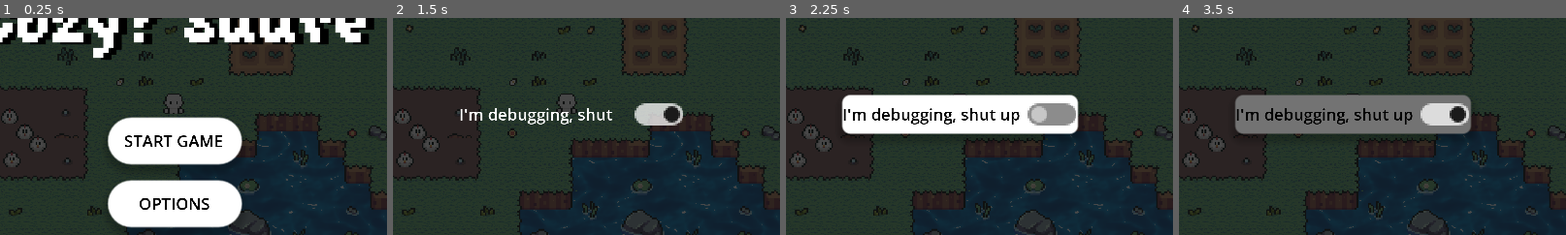
Above: before the commit, frames 1-4 (left to right).
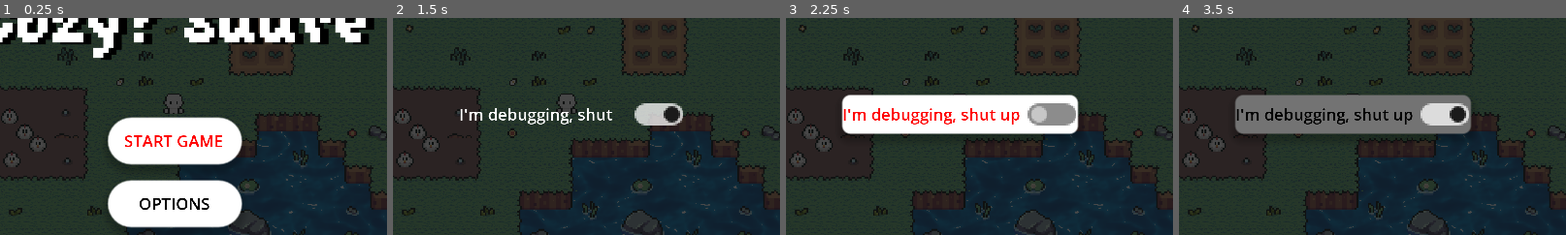
Above: after the commit, the same moments.

Repository: Lord-of-Madness/GameJam2024
Game: Godot game, scene res://Scenes/main_menu.tscn
Two runs of this game, one before a commit and one after it. Both use one fixed random seed, a clock stepped at 60 frames per second and the inputs below.
Inputs (mouse positions are % of the whole screen's width and height, from its top left):
- Up to frame 1 (0.25 s): no input
- Up to frame 2 (1.5 s): click "OPTIONS" at 0.5 s; click "I'm debugging, shut up" at 1.25 s
- Up to frame 3 (2.25 s): tap Enter at 2 s; move the mouse to (72, 45) at 2.02 s; hold D (right) from 2.03 s (still down); hold E (interact) from 2.03 s (still down); click (72, 45) at 2.17 s
- Up to frame 4 (3.5 s): tap Space at 2.75 s; move the mouse to (30, 55) at 2.77 s; release D (right) at 2.78 s; release E (interact) at 2.78 s; hold S (down) from 2.78 s (still down); right-click (30, 55) at 2.85 s; tap E (interact) at 3.05 s
The pictures show only the part of the screen within x 28-77%, y 28-78%; the shares and areas given below are measured in that part.

The runs differ from the first frame. In frame 1, 0.6% of the frame differs, in the area x 32-58%, y 54-60%; in frame 2, nothing differs; in frame 3, 1.0%, in the area x 14-61%, y 41-50%; in frame 4, nothing differs.

Commit message:
Adding controller support for menus

Diff:
--- a/Scenes/Options_menu.tscn
+++ b/Scenes/Options_menu.tscn
@@ -105,7 +105,7 @@
 grow_vertical = 2
 theme_override_colors/font_hover_color = Color(0, 0, 0, 1)
 theme_override_colors/font_pressed_color = Color(0, 0, 0, 1)
-theme_override_colors/font_focus_color = Color(0, 0, 0, 1)
+theme_override_colors/font_focus_color = Color(1, 0, 0, 1)
 theme_override_colors/font_color = Color(0, 0, 0, 1)
 theme_override_font_sizes/font_size = 10
 theme_override_styles/focus = SubResource("StyleBoxEmpty_ounrd")
@@ -130,7 +130,7 @@
 size_flags_vertical = 3
 theme_override_colors/font_hover_color = Color(0, 0, 0, 1)
 theme_override_colors/font_pressed_color = Color(0, 0, 0, 1)
-theme_override_colors/font_focus_color = Color(0, 0, 0, 1)
+theme_override_colors/font_focus_color = Color(1, 0, 0, 1)
 theme_override_colors/font_color = Color(0, 0, 0, 1)
 theme_override_font_sizes/font_size = 10
 theme_override_styles/focus = SubResource("StyleBoxEmpty_2txnr")
--- a/Scenes/main_menu.gd
+++ b/Scenes/main_menu.gd
@@ -1,5 +1,18 @@
 extends Control
 
+var in_focus:Button
+
+func _ready() -> void:
+	$VBoxContainer/Button.grab_focus()
+	in_focus = $VBoxContainer/Button
+
+func _unhandled_input(event: InputEvent) -> void:
+	if event is InputEventJoypadButton:
+		if in_focus.has_focus():
+			pass
+		else: in_focus = $VBoxContainer/Button
+		if event.is_action_pressed("interact"):
+			in_focus.button_pressed
 
 func _on_start_pressed() -> void:
 	if get_tree().paused:
--- a/Scenes/main_menu.tscn
+++ b/Scenes/main_menu.tscn
@@ -77,9 +77,10 @@
 [node name="Button" type="Button" parent="VBoxContainer"]
 layout_mode = 2
 size_flags_vertical = 3
+focus_neighbor_bottom = NodePath("../Button2")
 theme_override_colors/font_hover_color = Color(0, 0, 0, 1)
 theme_override_colors/font_pressed_color = Color(0, 0, 0, 1)
-theme_override_colors/font_focus_color = Color(0, 0, 0, 1)
+theme_override_colors/font_focus_color = Color(1, 0, 0, 1)
 theme_override_colors/font_color = Color(0, 0, 0, 1)
 theme_override_font_sizes/font_size = 10
 theme_override_styles/focus = SubResource("StyleBoxEmpty_yio37")
@@ -91,9 +92,11 @@
 [node name="Button2" type="Button" parent="VBoxContainer"]
 layout_mode = 2
 size_flags_vertical = 3
+focus_neighbor_top = NodePath("../Button")
+focus_neighbor_bottom = NodePath("../Button3")
 theme_override_colors/font_hover_color = Color(0, 0, 0, 1)
 theme_override_colors/font_pressed_color = Color(0, 0, 0, 1)
-theme_override_colors/font_focus_color = Color(0, 0, 0, 1)
+theme_override_colors/font_focus_color = Color(1, 0, 0, 1)
 theme_override_colors/font_color = Color(0, 0, 0, 1)
 theme_override_font_sizes/font_size = 10
 theme_override_styles/focus = SubResource("StyleBoxEmpty_yio37")
@@ -105,9 +108,10 @@
 [node name="Button3" type="Button" parent="VBoxContainer"]
 layout_mode = 2
 size_flags_vertical = 3
+focus_neighbor_top = NodePath("../Button2")
 theme_override_colors/font_hover_color = Color(0, 0, 0, 1)
 theme_override_colors/font_pressed_color = Color(0, 0, 0, 1)
-theme_override_colors/font_focus_color = Color(0, 0, 0, 1)
+theme_override_colors/font_focus_color = Color(1, 0, 0, 1)
 theme_override_colors/font_color = Color(0, 0, 0, 1)
 theme_override_font_sizes/font_size = 10
 theme_override_styles/focus = SubResource("StyleBoxEmpty_yio37")
--- a/Scenes/options_menu.gd
+++ b/Scenes/options_menu.gd
@@ -1,5 +1,7 @@
 extends Control
 
+func _ready() -> void:
+	$CheckButton.grab_focus()
 
 func _on_check_button_toggled(toggled_on: bool) -> void:
 	if toggled_on:
--- a/Scenes/pause_menu.gd
+++ b/Scenes/pause_menu.gd
@@ -8,6 +8,7 @@
 func pause():
 	get_tree().paused = true
 	self.show()
+	$VBoxContainer/Resume.grab_focus()
 
 func inputs():
 	if Input.is_action_just_pressed("pause") and !get_tree().paused:
--- a/Scenes/pause_menu.tscn
+++ b/Scenes/pause_menu.tscn
@@ -104,7 +104,7 @@
 size_flags_vertical = 3
 theme_override_colors/font_hover_color = Color(0, 0, 0, 1)
 theme_override_colors/font_pressed_color = Color(0, 0, 0, 1)
-theme_override_colors/font_focus_color = Color(0, 0, 0, 1)
+theme_override_colors/font_focus_color = Color(1, 0, 0, 1)
 theme_override_colors/font_color = Color(0, 0, 0, 1)
 theme_override_font_sizes/font_size = 10
 theme_override_styles/focus = SubResource("StyleBoxEmpty_3g34a")
@@ -117,7 +117,7 @@
 layout_mode = 2
 size_flags_vertical = 3
 theme_override_colors/font_pressed_color = Color(0, 0, 0, 1)
-theme_override_colors/font_focus_color = Color(0, 0, 0, 1)
+theme_override_colors/font_focus_color = Color(1, 0, 0, 1)
 theme_override_colors/font_color = Color(0, 0, 0, 1)
 theme_override_font_sizes/font_size = 10
 theme_override_styles/focus = SubResource("StyleBoxEmpty_wip4l")
--- a/project.godot
+++ b/project.godot
@@ -33,6 +33,14 @@
 
 [input]
 
+ui_accept={
+"deadzone": 0.5,
+"events": [Object(InputEventKey,"resource_local_to_scene":false,"resource_name":"","device":0,"window_id":0,"alt_pressed":false,"shift_pressed":false,"ctrl_pressed":false,"meta_pressed":false,"pressed":false,"keycode":4194309,"physical_keycode":0,"key_label":0,"unicode":0,"location":0,"echo":false,"script":null)
+, Object(InputEventKey,"resource_local_to_scene":false,"resource_name":"","device":0,"window_id":0,"alt_pressed":false,"shift_pressed":false,"ctrl_pressed":false,"meta_pressed":false,"pressed":false,"keycode":4194310,"physical_keycode":0,"key_label":0,"unicode":0,"location":0,"echo":false,"script":null)
+, Object(InputEventKey,"resource_local_to_scene":false,"resource_name":"","device":0,"window_id":0,"alt_pressed":false,"shift_pressed":false,"ctrl_pressed":false,"meta_pressed":false,"pressed":false,"keycode":32,"physical_keycode":0,"key_label":0,"unicode":32,"location":0,"echo":false,"script":null)
+, Object(InputEventJoypadButton,"resource_local_to_scene":false,"resource_name":"","device":-1,"button_index":0,"pressure":0.0,"pressed":true,"script":null)
+]
+}
 right={
 "deadzone": 0.5,
 "events": [Object(InputEventKey,"resource_local_to_scene":false,"resource_name":"","device":0,"window_id":0,"alt_presse …(189 unchanged characters)…
@@ -99,6 +107,7 @@
 "deadzone": 0.5,
 "events": [Object(InputEventKey,"resource_local_to_scene":false,"resource_name":"","device":-1,"window_id":0,"alt_press …(192 unchanged characters)…
 , Object(InputEventKey,"resource_local_to_scene":false,"resource_name":"","device":-1,"window_id":0,"alt_pressed":false …(186 unchanged characters)…
+, Object(InputEventJoypadButton,"resource_local_to_scene":false,"resource_name":"","device":-1,"button_index":6,"pressure":0.0,"pressed":true,"script":null)
 ]
 }
 
Not shown: 1 places in Scenes/Options_menu.tscn that only renumber resources
Not shown: 1 places in Scenes/main_menu.tscn that only renumber resources
Not shown: 1 places in Scenes/pause_menu.tscn that only renumber resources
